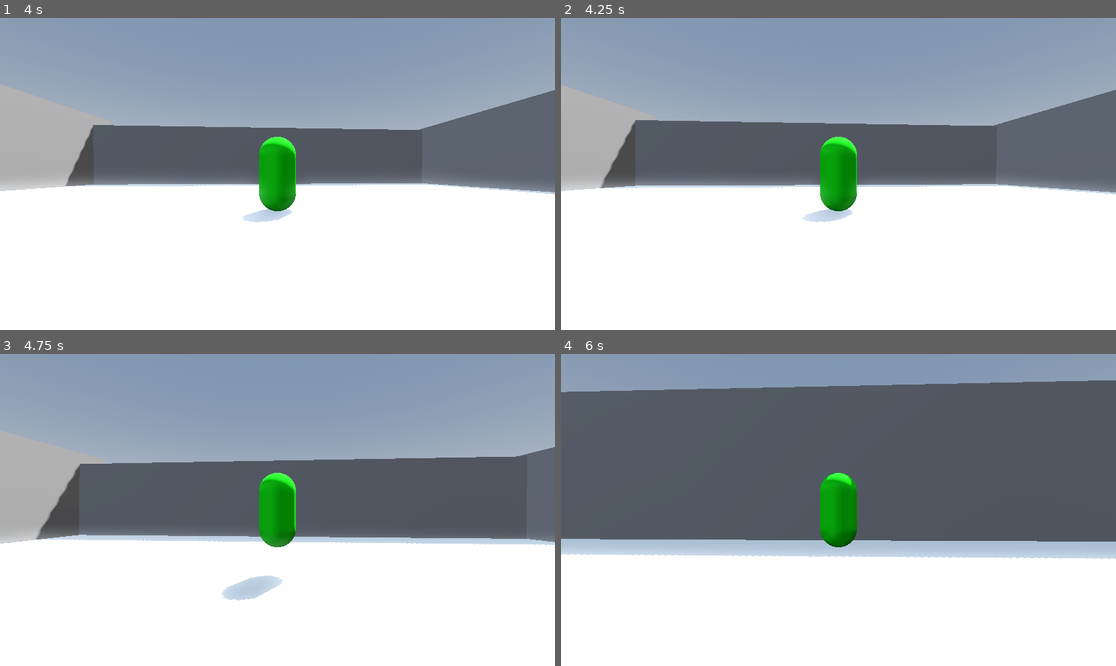
Above: before the commit, frames 1-4 (two rows, left to right).
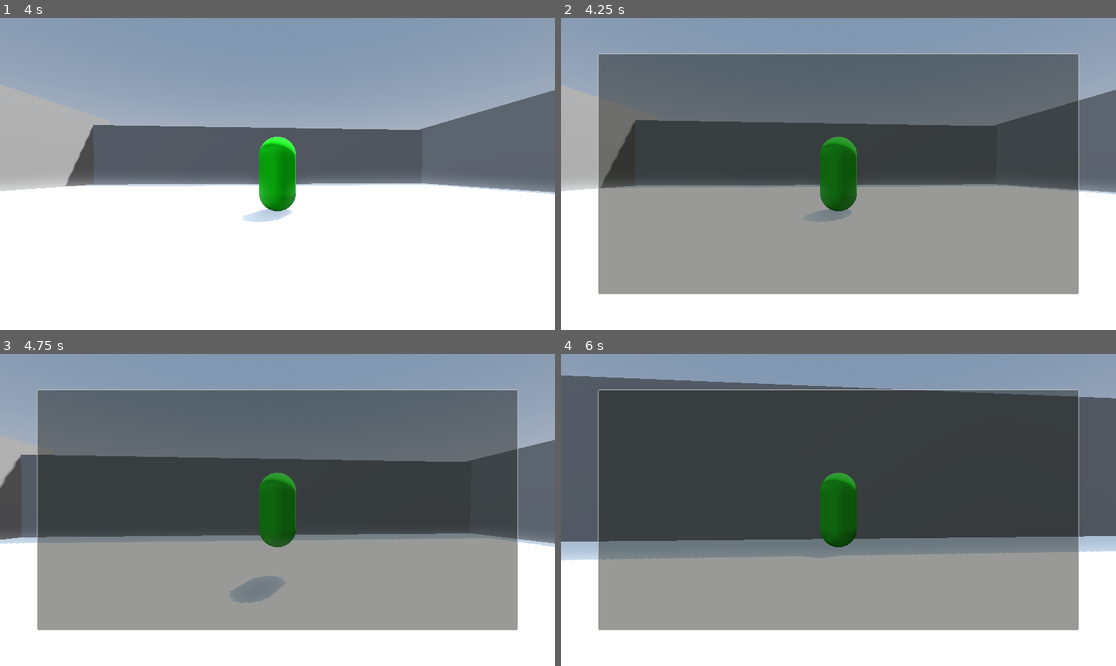
Above: after the commit, the same moments.

Repository: TylerPederson/effort
Game: Godot game, scene res://sandbox_level.tscn
Same seed, same stepped clock (60 frames per second), same inputs: the game is played once before the commit and once after it.
Inputs (mouse positions are in pixels of both pictures, inside the frame that each line leads up to):
- Up to frame 1 (4 s): tap Enter (ui_accept) at 0.5, 0.77, 1.52, 3.02, 3.77 s; move the mouse to (305, 174) at 0.52 s; hold Up (ui_up) from 0.53 s (still down); move the mouse to (249, 174) at 1.27 s; move the mouse to (288, 167) at 2.02 s; move the mouse to (271, 180) at 2.77 s; move the mouse to (316, 177) at 3.52 s
- Up to frame 2 (4.25 s): keep holding Up (ui_up); tap Tab (inventory, bound only after the commit) at 4.15 s
- Up to frame 3 (4.75 s): keep holding Up (ui_up); move the mouse to (233, 506) at 4.27 s; tap Enter (ui_accept) at 4.52 s
- Up to frame 4 (6 s): move the mouse to (844, 510) at 5.02 s; move the mouse to (816, 503) at 5.77 s; release Up (ui_up) at 5.78 s; hold Right (ui_right) from 5.78 s (still down)

Frame 1 is identical in both runs. In frame 2, 67% of the frame differs, in the area x 6-94%, y 11-89%; in frame 3, 67%; in frame 4, 69%, in the area x 0-100%, y 6-89%.

Commit message:
Inventory Pop-Up (No Slots)
- Added Inventory Controller to Player Scene
- Added "Inventory" input map (Tab)
- Edited Player script to display and uncapture mouse when input pressed, or vise versa if already open

Diff:
--- a/Inventory/inventory_controller.tscn
+++ b/Inventory/inventory_controller.tscn
@@ -1,3 +1,64 @@
-[gd_scene format=3 uid="uid://cuonab4cx0tiy"]
+[gd_scene load_steps=2 format=3 uid="uid://cuonab4cx0tiy"]
+
+[sub_resource type="StyleBoxFlat" id="StyleBoxFlat_7spk5"]
+content_margin_left = 0.0
+content_margin_top = 0.0
+content_margin_right = 0.0
+content_margin_bottom = 0.0
+bg_color = Color(0.09803922, 0.105882354, 0.078431375, 0.44313726)
+border_width_left = 2
+border_width_top = 2
+border_width_right = 2
+border_width_bottom = 2
+border_blend = true
+corner_radius_top_left = 3
+corner_radius_top_right = 3
+corner_radius_bottom_right = 3
+corner_radius_bottom_left = 3
+corner_detail = 20
 
 [node name="Inventory Controller" type="Node"]
+
+[node name="CanvasLayer" type="CanvasLayer" parent="."]
+
+[node name="Inventory UI" type="Control" parent="CanvasLayer"]
+visible = false
+layout_mode = 3
+anchors_preset = 15
+anchor_right = 1.0
+anchor_bottom = 1.0
+grow_horizontal = 2
+grow_vertical = 2
+
+[node name="Panel" type="Panel" parent="CanvasLayer/Inventory UI"]
+custom_minimum_size = Vector2(100, 100)
+layout_mode = 1
+anchors_preset = 8
+anchor_left = 0.5
+anchor_top = 0.5
+anchor_right = 0.5
+anchor_bottom = 0.5
+offset_left = -499.0
+offset_top = -250.0
+offset_right = 499.0
+offset_bottom = 250.0
+grow_horizontal = 2
+grow_vertical = 2
+theme_override_styles/panel = SubResource("StyleBoxFlat_7spk5")
+
+[node name="MarginContainer" type="MarginContainer" parent="CanvasLayer/Inventory UI/Panel"]
+layout_mode = 1
+anchors_preset = 15
+anchor_right = 1.0
+anchor_bottom = 1.0
+grow_horizontal = 2
+grow_vertical = 2
+theme_override_constants/margin_left = 5
+theme_override_constants/margin_top = 5
+theme_override_constants/margin_right = 5
+theme_override_constants/margin_bottom = 5
+
+[node name="GridContainer" type="GridContainer" parent="CanvasLayer/Inventory UI/Panel/MarginContainer"]
+layout_mode = 2
+size_flags_horizontal = 4
+columns = 5
--- a/player.gd
+++ b/player.gd
@@ -14,6 +14,11 @@
 
 @onready var horizontal_pivot: Node3D = $HorizontalPivot
 @onready var vertical_pivot: Node3D = $HorizontalPivot/VerticalPivot
+
+#Inventory vars
+@onready var inventory_controller: Node = %"Inventory Controller/CanvasLayer/Inventory UI"
+var invOpen : bool = false
+
 
 # To properly move, the player camera needs the mouse to be captured
 func _ready() -> void:
@@ -41,7 +46,20 @@
 
 	move_and_slide()
 
-
+# Handle Inventory Opening/Closing
+func _input(_event: InputEvent) -> void:
+	if Input.is_action_just_pressed("inventory"):
+		if not invOpen:
+			inventory_controller.visible = true
+			Input.set_mouse_mode(Input.MOUSE_MODE_VISIBLE)
+			# Here we would disable things that use the mouse, like looking around
+			# or interacting / attacking, would depending on ho the final Player camera is set up
+			invOpen = true
+		else:
+			inventory_controller.visible = false
+			Input.set_mouse_mode(Input.MOUSE_MODE_CAPTURED)
+			# Here we would re-enable whatever was disabled above
+			invOpen = false
 
 func _unhandled_input(event: InputEvent) -> void:
 	if Input.mouse_mode == Input.MOUSE_MODE_CAPTURED:
--- a/player.tscn
+++ b/player.tscn
@@ -1,6 +1,7 @@
-[gd_scene load_steps=6 format=3 uid="uid://703h7fkmxdhp"]
+[gd_scene load_steps=7 format=3 uid="uid://703h7fkmxdhp"]
 
 [ext_resource type="Script" uid="uid://8kckw4tfcpn5" path="res://player.gd" id="1_4flbx"]
+[ext_resource type="PackedScene" uid="uid://cuonab4cx0tiy" path="res://Inventory/inventory_controller.tscn" id="2_onrkg"]
 
 [sub_resource type="CapsuleMesh" id="CapsuleMesh_ram5n"]
 
@@ -32,3 +33,6 @@
 [node name="HorizontalPivot" type="Node3D" parent="."]
 
 [node name="VerticalPivot" type="Node3D" parent="HorizontalPivot"]
+
+[node name="Inventory Controller" parent="." instance=ExtResource("2_onrkg")]
+unique_name_in_owner = true
--- a/project.godot
+++ b/project.godot
@@ -18,3 +18,11 @@
 run/main_scene="res://sandbox_level.tscn"
 config/features=PackedStringArray("4.5", "Forward Plus")
 config/icon="res://icon.svg"
+
+[input]
+
+inventory={
+"deadzone": 0.2,
+"events": [Object(InputEventKey,"resource_local_to_scene":false,"resource_name":"","device":-1,"window_id":0,"alt_pressed":false,"shift_pressed":false,"ctrl_pressed":false,"meta_pressed":false,"pressed":false,"keycode":0,"physical_keycode":4194306,"key_label":0,"unicode":0,"location":0,"echo":false,"script":null)
+]
+}
